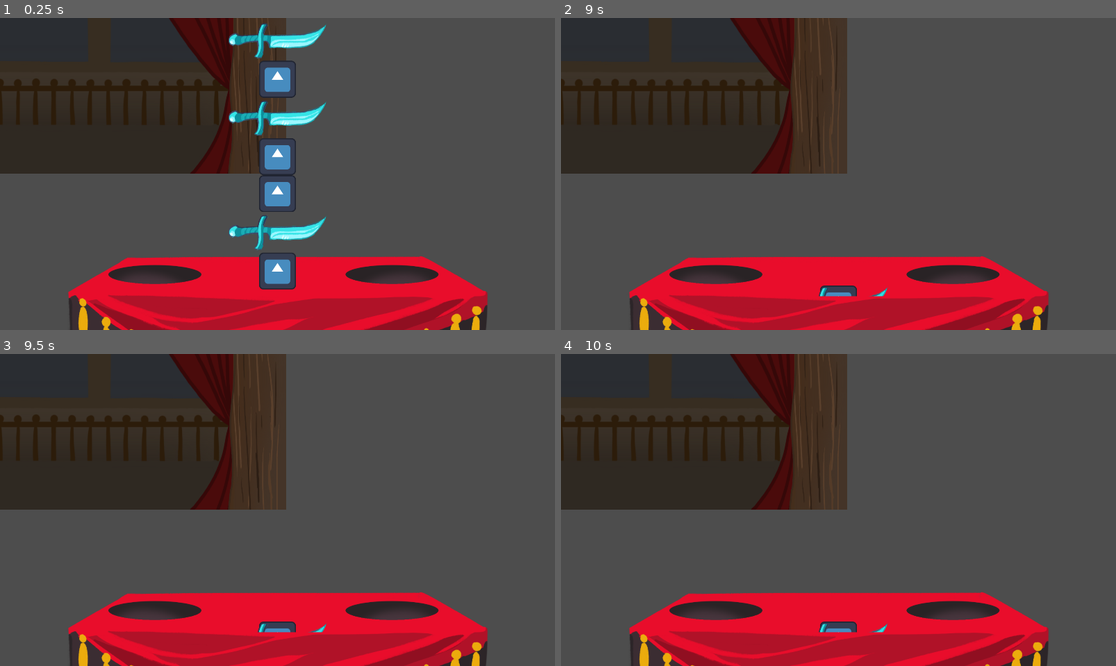
Above: before the commit, frames 1-4 (two rows, left to right).
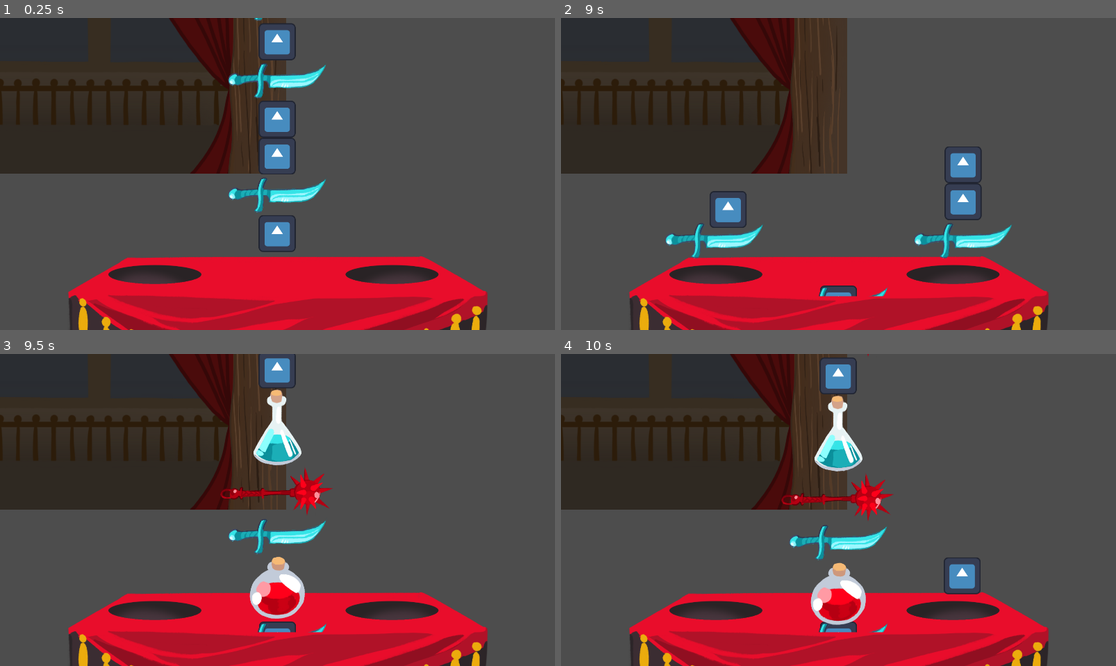
Above: after the commit, the same moments.

Repository: entityJY/wizard-sorting
Game: Godot game, scene res://levels/level_1/level_1.tscn
The game is run twice, just before and just after one commit, with the same random seed, the same clock (stepped at 60 frames per second) and the same inputs. This scene is started directly instead of the project's main scene. The engine's default icon, where the game draws it, is replaced by a stand-in: a white triangle on a blue panel in a dark square.
Inputs:
- Up to frame 1 (0.25 s): no input
- Up to frame 2 (9 s): hold Right (right) 0.53-1.28 s; hold Down (down) 1.28-2.03 s; hold Right (right) 2.03-3.53 s; tap Enter at 3.5, 5.75, 7.25 s; hold Left (left) 3.53-5.03 s; tap Space at 5, 6.5, 8 s; hold Down (down) 5.03-5.78 s; hold Right (right) 5.78-8.03 s; hold Down (down) 8.03-8.78 s; hold Left (left) from 8.78 s (still down)
- Up to frame 3 (9.5 s): keep holding Left (left)
- Up to frame 4 (10 s): release Left (left) at 9.53 s; hold Right (right) from 9.53 s (still down)

The runs differ from the first frame. In frame 1, 5.9% of the frame differs, in the area x 41-59%, y 0-88%; in frame 2, 2.8%; in frame 3, 4.4%; in frame 4, 4.9%.
Error before the commit: Invalid call. Nonexistent function 'on_sort' in base 'Nil'. (res://levels/level.gd:41)

Commit message:
finished

Diff:
--- a/levels/level.gd
+++ b/levels/level.gd
@@ -1,25 +1,34 @@
 extends Node2D
 
 
-@export var starting_stack: ItemStack
+@export var stacks: Array[ItemStack]
 var unsorted_stack: ItemStack
 var left_stack: Array[Item]
 var right_stack: Array[Item]
 var discard_stack: Array[Item]
 
-signal stack_sorted(score: int)
 var user_effects: UserEffects = UserEffects.new()
 
 var left_target: Vector2
 var right_target: Vector2
 
+@export var stack_timer: Timer
+
+var between_stacks: bool = false
+
+signal stack_sorted(score: int)
+var total_score: int = 0
+signal level_complete(total_score: int)
+
 
 func _ready():
-	left_target = $LeftStack.global_position
-	right_target = $RightStack.global_position
 	start_level()
 
 func _process(_delta):
+
+	if between_stacks:
+		return
+
 	var left = Input.is_action_just_pressed("left")
 	var right = Input.is_action_just_pressed("right")
 	var down = Input.is_action_just_pressed("down")
@@ -62,18 +71,18 @@
 	return true if dict[a] > dict[b] else false
 
 func calculate_score():
+	between_stacks = true
+
 	var score = 0
 
-	# get attributes and set target positions
+	# get attributes
 	var left_attributes = {}
 	for item in left_stack:
-		item.set_attached_target(Vector2(left_target.x, left_target.y + 700))
 		for attribute in item.attributes:
 			var curr = left_attributes.get_or_add(attribute, 0)
 			left_attributes[attribute] = curr + 1
 	var right_attributes = {}
 	for item in right_stack:
-		item.set_attached_target(Vector2(right_target.x, right_target.y + 700))
 		for attribute in item.attributes:
 			var curr = right_attributes.get_or_add(attribute, 0)
 			right_attributes[attribute] = curr + 1
@@ -101,24 +110,32 @@
 			break
 
 	# check if keys are zero, return zero
-	if len(left_keys) == 0 or len(right_keys) == 0:
-		stack_sorted.emit(score)
-		return
+	if len(left_keys) != 0 and len(right_keys) != 0:
+		# actual scoring
+		@warning_ignore("integer_division")
+		score = (len(left_stack) + len(right_stack)) / 2
+		for item in left_stack:
+			if not left_keys[0] in item.attributes:
+				score -= 1
+		for item in right_stack:
+			if not right_keys[0] in item.attributes:
+				score -= 1
 
-	# actual scoring
-	@warning_ignore("integer_division")
-	score = (len(left_stack) + len(right_stack)) / 2
-	for item in left_stack:
-		if not left_keys[0] in item.attributes:
-			score -= 1
-	for item in right_stack:
-		if not right_keys[0] in item.attributes:
-			score -= 1
+	if stack_timer.is_stopped():
+		stack_timer.start()
 
+	total_score += score
 	stack_sorted.emit(score)
 
 
 func start_level():
+	between_stacks = false
+
+	left_target = $LeftStack.global_position
+	right_target = $RightStack.global_position
+
+	var starting_stack = stacks.pop_front()
+
 	var item_array: Array[Item]
 	for item in starting_stack.item_stack:
 		item_array.append(item.duplicate())
@@ -132,8 +149,22 @@
 		start_position.y -= (item.sprite.get_height() + prev_height) / 2
 		var scene: ItemScene = ItemScene.new(item.sprite)
 		scene.global_position = start_position
+		scene.global_position.y -= 2000
 		scene.target_position = start_position
 		item.attached_node = scene
 		$InstantiatedItems.add_child(scene)
 		prev_height = item.sprite.get_height()
 	unsorted_stack.item_stack.reverse()
+
+
+func _on_stack_timer_timeout():
+	for item in left_stack:
+		item.set_attached_target(Vector2(left_target.x, $LeftStack.global_position.y + 700))
+	for item in right_stack:
+		item.set_attached_target(Vector2(right_target.x, $RightStack.global_position.y + 700))
+	if not stacks.is_empty():
+		start_level()
+	else:
+		level_complete.emit(total_score)
+		print("Level Complete! Total Score: ")
+		print(total_score)
--- a/levels/level_1/level_1.tscn
+++ b/levels/level_1/level_1.tscn
@@ -1,13 +1,18 @@
-[gd_scene load_steps=10 format=3 uid="uid://crydldhop7eyk"]
+[gd_scene load_steps=16 format=3 uid="uid://crydldhop7eyk"]
 
 [ext_resource type="Script" uid="uid://5y0d4l88w2nq" path="res://levels/level.gd" id="1_k1ttk"]
 [ext_resource type="Script" uid="uid://drjgkm8r1ypcg" path="res://items/basic_item.gd" id="2_45440"]
 [ext_resource type="Resource" uid="uid://dxgdjwptdx0cn" path="res://items/blue_knife.tres" id="3_j48du"]
 [ext_resource type="Resource" uid="uid://bhrgju2sfgtru" path="res://items/knife.tres" id="4_8jbay"]
 [ext_resource type="Script" uid="uid://b3t2d1rtlp32f" path="res://resources/item_stack.gd" id="5_8jbay"]
+[ext_resource type="Resource" uid="uid://cxwjyucgeju8o" path="res://items/hammer.tres" id="6_1ow6f"]
 [ext_resource type="Texture2D" uid="uid://dxcmrshjxkgjk" path="res://assets/table front.png" id="6_mxc8w"]
+[ext_resource type="Resource" uid="uid://cdxtiijwx4pfu" path="res://items/red_potion.tres" id="7_7rikf"]
 [ext_resource type="Texture2D" uid="uid://b5f7roo05aq48" path="res://assets/table base.png" id="7_j48du"]
 [ext_resource type="Texture2D" uid="uid://07t0yhbsmgo2" path="res://Backgrounds/background2.png" id="8_j48du"]
+[ext_resource type="Resource" uid="uid://bc2wyf85lloq4" path="res://items/red_mace.tres" id="8_ov0dm"]
+[ext_resource type="Resource" uid="uid://b6wciwk4136me" path="res://items/blue_potion.tres" id="9_lwxes"]
+[ext_resource type="Resource" uid="uid://b4c701y1hsxkv" path="res://items/bow.tres" id="10_tk2t7"]
 
 [sub_resource type="Resource" id="Resource_e6u7d"]
 script = ExtResource("5_8jbay")
@@ -15,12 +20,23 @@
 randomized_order = true
 metadata/_custom_type_script = "uid://b3t2d1rtlp32f"
 
-[node name="Level1" type="Node2D"]
+[sub_resource type="Resource" id="Resource_j48du"]
+script = ExtResource("5_8jbay")
+item_stack = Array[ExtResource("2_45440")]([ExtResource("6_1ow6f"), ExtResource("7_7rikf"), ExtResource("8_ov0dm"), ExtResource("3_j48du"), ExtResource("9_lwxes"), ExtResource("10_tk2t7"), ExtResource("6_1ow6f"), ExtResource("8_ov0dm")])
+randomized_order = true
+metadata/_custom_type_script = "uid://b3t2d1rtlp32f"
+
+[node name="Level1" type="Node2D" node_paths=PackedStringArray("stack_timer")]
 script = ExtResource("1_k1ttk")
-starting_stack = SubResource("Resource_e6u7d")
+stacks = Array[ExtResource("5_8jbay")]([SubResource("Resource_e6u7d"), SubResource("Resource_j48du"), SubResource("Resource_j48du")])
+stack_timer = NodePath("StackTimer")
+
+[node name="StackTimer" type="Timer" parent="."]
+wait_time = 0.25
+one_shot = true
 
 [node name="ItemStack" type="Node2D" parent="."]
-position = Vector2(0, 400)
+position = Vector2(-1, 400)
 
 [node name="LeftStack" type="Node2D" parent="."]
 position = Vector2(-430, 300)
@@ -45,3 +61,5 @@
 
 [node name="Sprite2D" type="Sprite2D" parent="ParallaxBackground"]
 texture = ExtResource("8_j48du")
+
+[connection signal="timeout" from="StackTimer" to="." method="_on_stack_timer_timeout"]
Not shown: 1 places in items/blue_knife.tscn that only renumber resources
